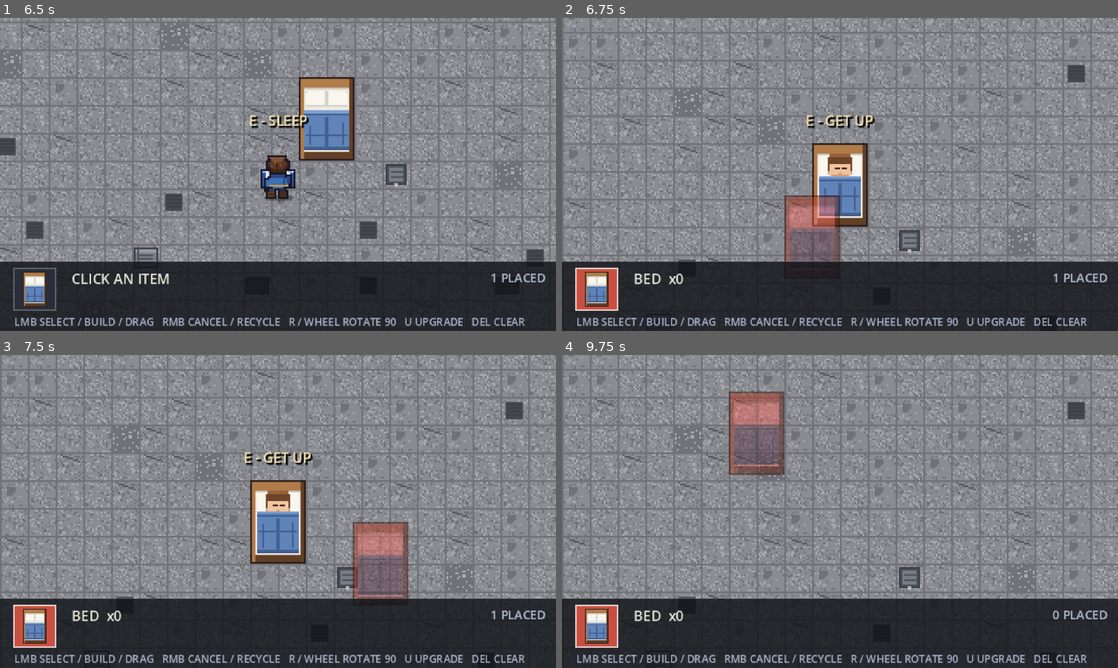
Above: before the commit, frames 1-4 (two rows, left to right).
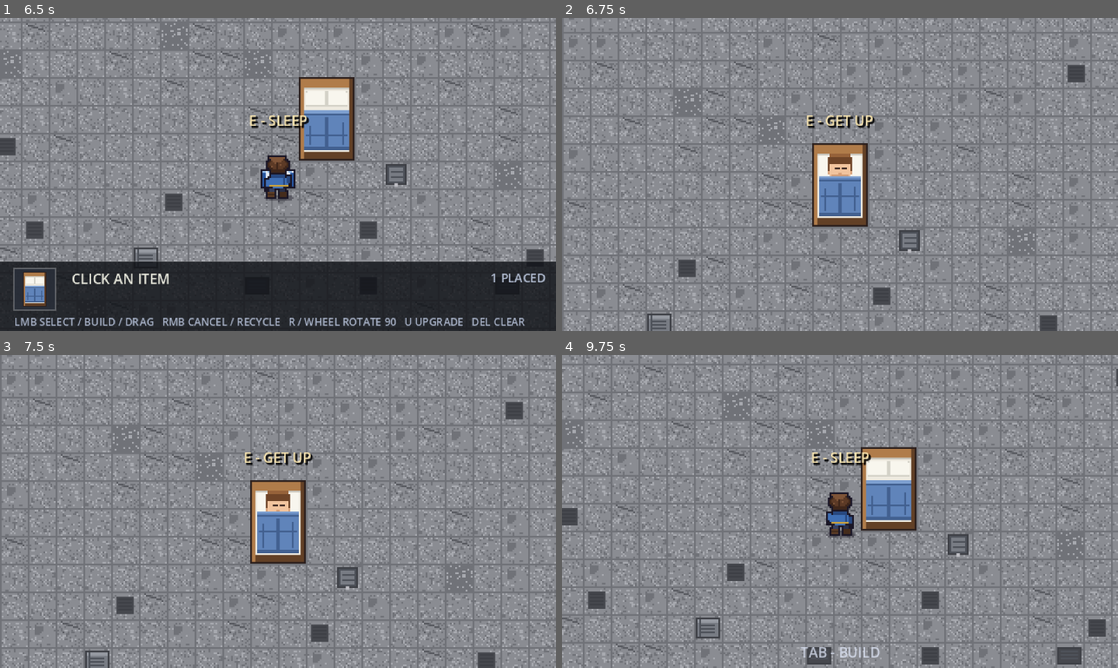
Above: after the commit, the same moments.

Repository: zhoucswift-cmd/pixel-survivor
Game: Godot game, scene res://scenes/base.tscn
Same seed, same stepped clock (60 frames per second), same inputs: the game is played once before the commit and once after it.
Inputs (mouse positions are in pixels of both pictures, inside the frame that each line leads up to):
- Up to frame 1 (6.5 s): tap Enter at 0.5, 2, 5 s; drag from (278, 174) to (333, 105) at 0.52 s; tap Space at 1.25, 3.5 s; drag from (444, 221) to (250, 237) at 1.27 s; move the mouse to (111, 127) at 2.02 s; hold A (move_left) 2.03-2.75 s; tap 1 at 2.1 s; tap 9 at 2.3, 5.3 s; drag from (305, 174) to (111, 127) at 2.77 s; move the mouse to (194, 96) at 3.52 s; hold S (move_down) 3.53-4.25 s; hold Tab (build_mode) 3.53-4.25 s; tap E (interact) at 3.8 s; drag from (400, 158) to (194, 96) at 4.27 s; move the mouse to (166, 190) at 5.02 s; press the mouse at (166, 190) at 5.03 s; hold W (move_up) 5.03-5.75 s; release the mouse at (166, 190) at 5.75 s; drag from (333, 105) to (166, 190) at 5.77 s
- Up to frame 2 (6.75 s): tap Space at 6.5 s; move the mouse to (812, 237) at 6.52 s; hold D (move_right) from 6.53 s (still down); hold E (interact) from 6.53 s (still down); tap 9 at 6.6 s
- Up to frame 3 (7.5 s): release D (move_right) at 7.25 s; release E (interact) at 7.25 s; drag from (444, 558) to (250, 574) at 7.27 s
- Up to frame 4 (9.75 s): move the mouse to (673, 464) at 8.02 s; hold S (move_down) 8.03-8.75 s; tap Delete at 8.1 s; tap 9 at 8.3 s; drag from (867, 511) to (673, 464) at 8.77 s; move the mouse to (756, 433) at 9.52 s; hold W (move_up) from 9.53 s (still down); hold E (interact) from 9.53 s (still down); tap H at 9.6 s; click (756, 433) at 9.67 s

Frame 1 is identical in both runs. In frame 2, 24% of the frame differs, in the area x 0-100%, y 56-100%; in frame 3, 24%; in frame 4, 58%, in the area x 0-100%, y 0-100%.

Commit message:
feat: 睡觉时锁住建造模式（Tab 无反应，底部不显示 TAB - BUILD）

Diff:
--- a/scripts/base_builder.gd
+++ b/scripts/base_builder.gd
@@ -25,6 +25,8 @@
 var selected := -1
 ## 建造模式（Tab 开关）：关着的时候就是纯走路，不显示预览也不能摆东西
 var build_mode := false
+## 锁住建造模式（比如躺着睡觉的时候，按 Tab 没反应）
+var build_locked := false
 
 var _pieces: Dictionary = {}      # Vector2i -> PlacedFurniture
 var _stock: Dictionary = {}       # 家具序号 -> 仓库里还剩几个
@@ -66,6 +68,20 @@
 	selected = clampi(index, 0, types.size() - 1)
 	_update_ghost()
 	selection_changed.emit(selected)
+
+
+## 锁 / 解锁建造模式；锁上的时候会顺手退出建造模式
+func set_build_locked(value: bool) -> void:
+	if build_locked == value:
+		return
+	build_locked = value
+	if value and build_mode:
+		build_mode = false
+		clear_selection()
+		if _ghost != null:
+			_ghost.visible = false
+		layout_changed.emit()
+		build_mode_changed.emit(false)
 
 
 ## 取消选中（右键空地 / 放完一件 / 进建造模式）
@@ -375,6 +391,8 @@
 
 ## Tab：进 / 出建造模式
 func toggle_build_mode() -> void:
+	if build_locked:
+		return
 	build_mode = not build_mode
 	# 刚进建造模式时不预选，点家具栏才会出现要放的家具
 	if _ghost != null:
--- a/scripts/base_hud.gd
+++ b/scripts/base_hud.gd
@@ -59,8 +59,10 @@
 	var font := ThemeDB.fallback_font
 	var screen := get_viewport_rect().size
 
-	# 非建造模式：只留一条 Tab 提示
+	# 非建造模式：只留一条 Tab 提示（睡着等锁住的情况下不显示）
 	if not _builder.build_mode:
+		if _builder.build_locked:
+			return
 		var hint := "TAB - BUILD"
 		var size := font.get_string_size(hint, HORIZONTAL_ALIGNMENT_LEFT, -1, 8)
 		draw_string(font, Vector2((screen.x - size.x) * 0.5, screen.y - 6.0), hint,
--- a/scripts/base_scene.gd
+++ b/scripts/base_scene.gd
@@ -100,6 +100,8 @@
 	# 相机跟着挪到床上，画面里能看到整个人躺着
 	_player.position = bed.position + Vector2(0, -6)
 	bed.set_occupied(true)
+	# 睡着的时候不让进建造模式
+	_builder.set_build_locked(true)
 
 
 ## 起床
@@ -108,6 +110,7 @@
 		return
 	_sleeping_piece.set_occupied(false)
 	_sleeping_piece = null
+	_builder.set_build_locked(false)
 	_player.position = _wake_position
 	_player.visible = true
 	_player.set_physics_process(true)
Binary file added: docs/screenshots/base_sleep_locked.png
